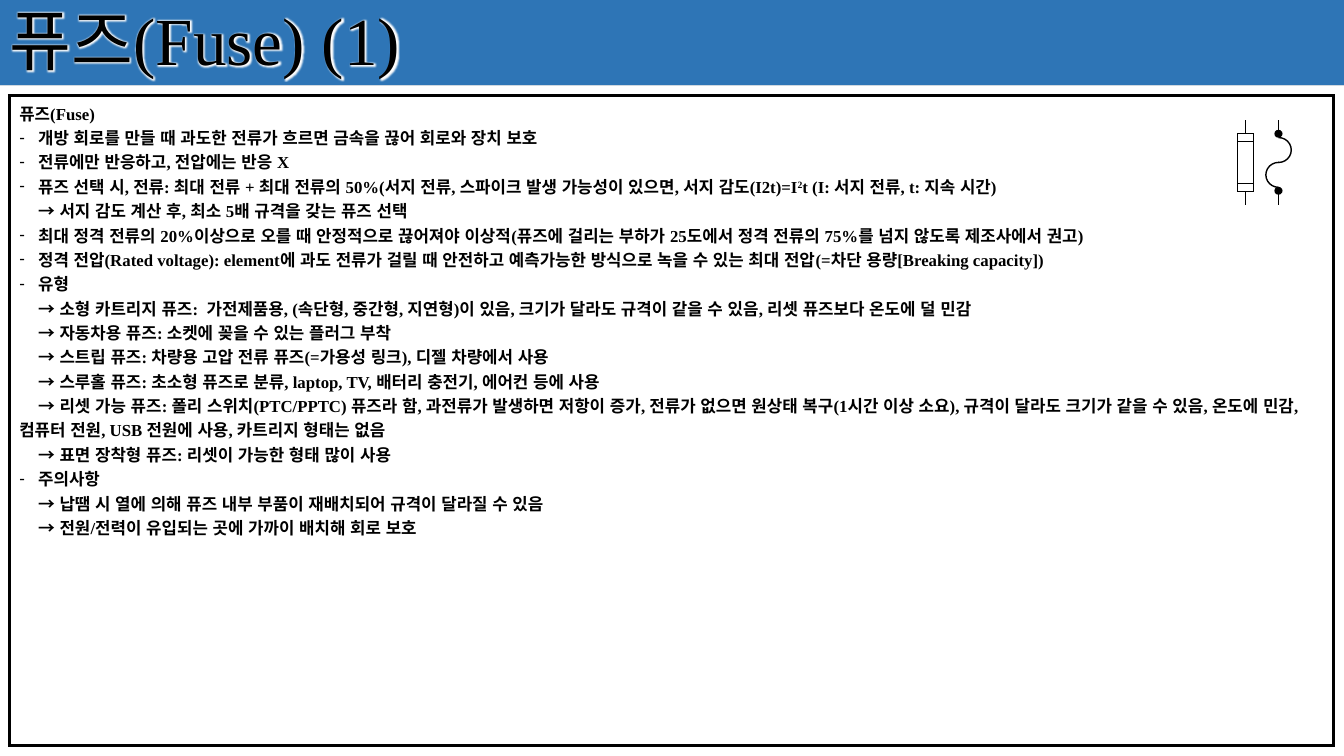
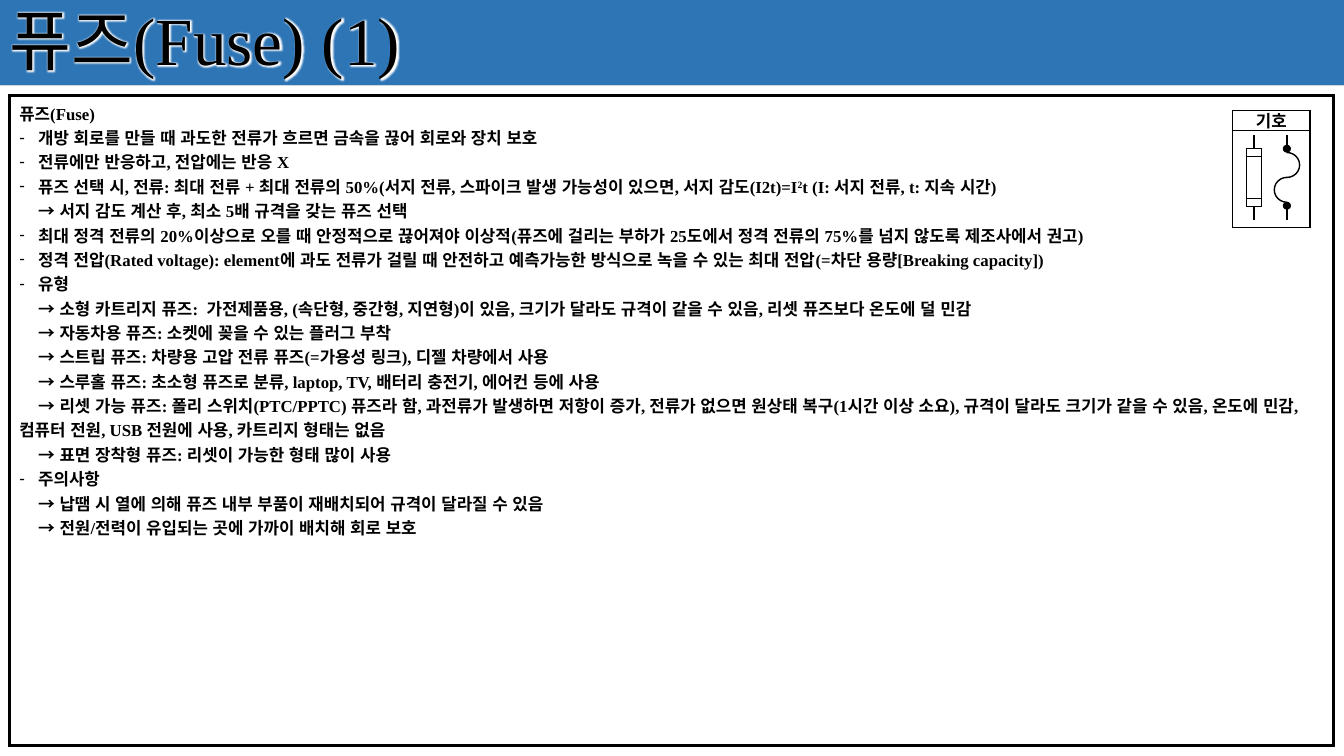
Before and after one commit to seonghokim/Study, a slide deck: slide 31 of Study Material/[KOR] Basic Electrical Circuit.pptx (slide 29 before the commit). Drawn at 1344x756 pixels with LibreOffice and Linux fonts; fonts in the diff are those of the drawing. Boxes give left, top, right and bottom in pixels: in the first picture for what was removed or moved away, otherwise in the second. Text is boxed around its words. In the diff, an @@ line names an element or a change of style, - is before the commit and + after.

```diff
--- a/Study Material/[KOR] Basic Electrical Circuit.pptx
+++ b/Study Material/[KOR] Basic Electrical Circuit.pptx
@@ rectangle added at bbox=[1233, 111, 1311, 131], outline #000000 1 pt, 12 pt, text #000000, bold @@
+기호
@@ rectangle added at bbox=[1233, 130, 1311, 228], outline #000000 1 pt @@
@@ 4 lines, 3 rectangles, 2 ellipses, 2 arc (boxed as its full ellipse)s: place and size @@
-4 lines, 3 rectangles, 2 ellipses, 2 arc (boxed as its full ellipse)s at bbox=[1238, 121, 1292, 205]
+4 lines, 3 rectangles, 2 ellipses, 2 arc (boxed as its full ellipse)s at bbox=[1246, 135, 1300, 220]
```
Also in this commit, not shown: 3 other slides changed, 6 slides added.
